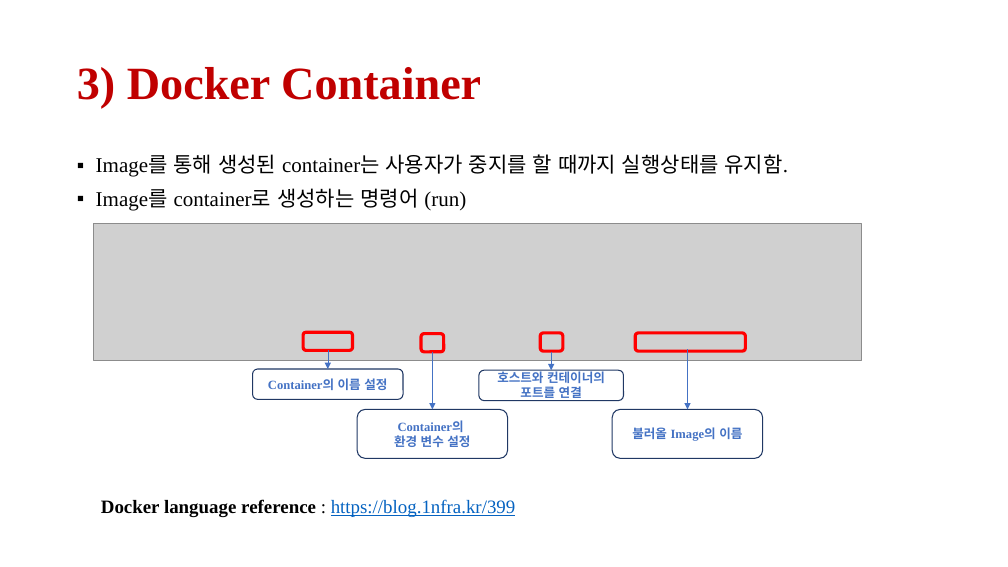
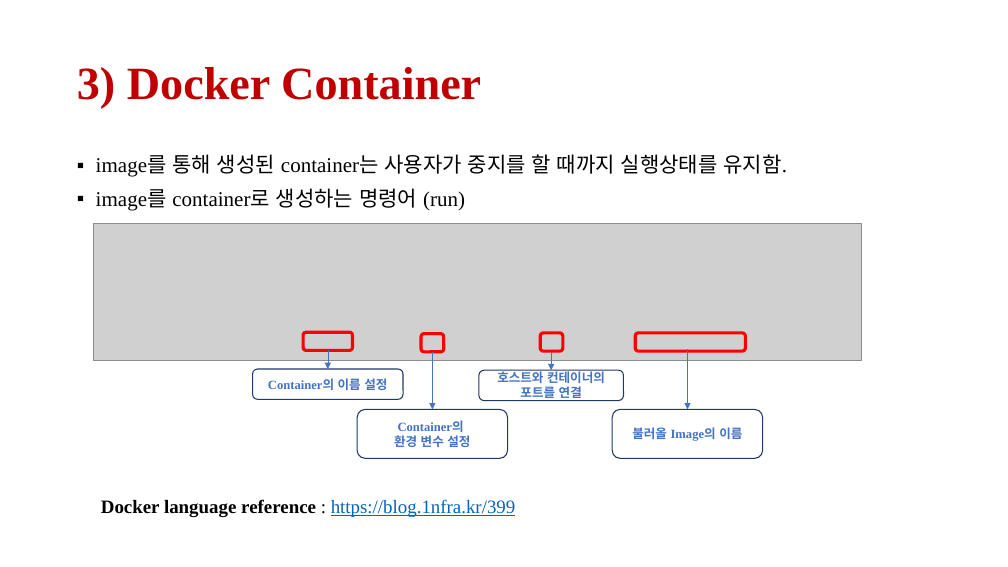
Before and after one commit to dr-you-group/Yonsei-Docker, a slide deck: slide 12 of docker_tutorial.pptx. Drawn at 1008x567 pixels with LibreOffice and Linux fonts; fonts in the diff are those of the drawing; grey boxes stand for pictures. Boxes give left, top, right and bottom in pixels: in the first picture for what was removed or moved away, otherwise in the second. Text is boxed around its words. In the diff, an @@ line names an element or a change of style, - is before the commit and + after.

```diff
--- a/docker_tutorial.pptx
+++ b/docker_tutorial.pptx
@@ text at bbox=[96, 154, 787, 210]: text changed @@
-▪ Image를 통해 생성된 container는 사용자가 중지를 할 때까지 실행상태를 유지함.
-▪ Image를 container로 생성하는 명령어 (run)
+▪ image를 통해 생성된 container는 사용자가 중지를 할 때까지 실행상태를 유지함.
+▪ image를 container로 생성하는 명령어 (run)
```
Also in this commit, not shown: 3 other slides changed.
